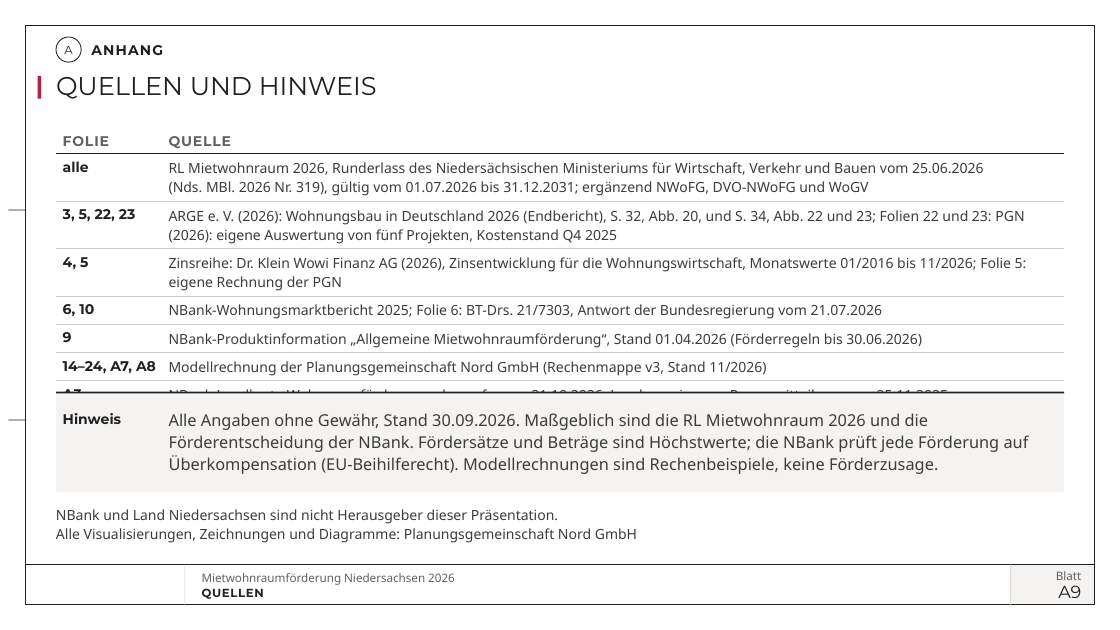
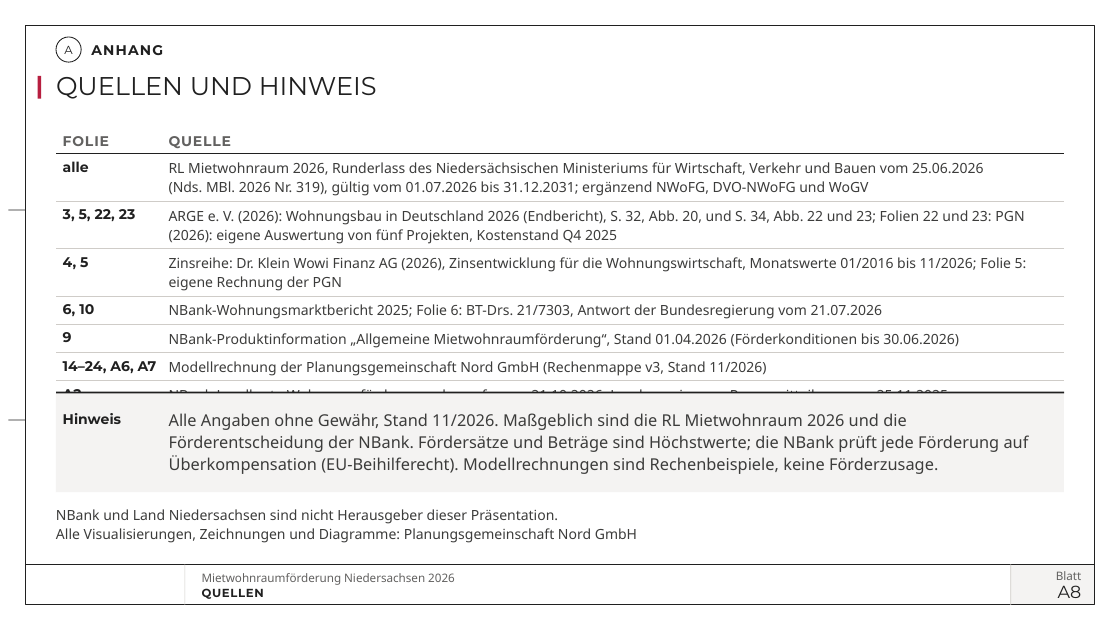
Before and after one commit to vgedaschko/NBank, a slide deck: slide 37 of praesentation/dist/PGN-Mietwohnraumfoerderung-Niedersachsen-2026-Vortrag.pptx (slide 38 before the commit). Drawn at 1120x630 pixels with LibreOffice and Linux fonts; fonts in the diff are those of the drawing; background and template pictures are left out. Boxes give left, top, right and bottom in pixels: in the first picture for what was removed or moved away, otherwise in the second. Text is boxed around its words. In the diff, an @@ line names an element or a change of style, - is before the commit and + after.

```diff
--- a/praesentation/dist/PGN-Mietwohnraumfoerderung-Niedersachsen-2026-Vortrag.pptx
+++ b/praesentation/dist/PGN-Mietwohnraumfoerderung-Niedersachsen-2026-Vortrag.pptx
@@ table at (56,126,1065,398) @@
-row 6, column 2: NBank-Produktinformation „Allgemeine Mietwohnraumförderung“, Stand 01.04.2026 (Förderregeln bis 30.06.2026)
+row 6, column 2: NBank-Produktinformation „Allgemeine Mietwohnraumförderung“, Stand 01.04.2026 (Förderkonditionen bis 30.06.2026)
-row 7, column 1: 14–24, A7, A8
+row 7, column 1: 14–24, A6, A7
-row 8, column 1: A3
+row 8, column 1: A2
@@ text at (169,413,1029,474): text changed @@
-Alle Angaben ohne Gewähr, Stand 30.09.2026. Maßgeblich sind die RL Mietwohnraum 2026 und die Förderentscheidung der NBank. Fördersätze und Beträge sind Höchstwerte; die NBank prüft jede Förderung auf Überkompensation (EU-Beihilferecht). Modellrechnungen sind Rechenbeispiele, keine Förderzusage.
+Alle Angaben ohne Gewähr, Stand 11/2026. Maßgeblich sind die RL Mietwohnraum 2026 und die Förderentscheidung der NBank. Fördersätze und Beträge sind Höchstwerte; die NBank prüft jede Förderung auf Überkompensation (EU-Beihilferecht). Modellrechnungen sind Rechenbeispiele, keine Förderzusage.
@@ text at (1058,585,1082,598): text changed @@
-A9
+A8
```
Also in this commit, not shown: 18 other slides changed, 1 slide removed, 52 other files.
